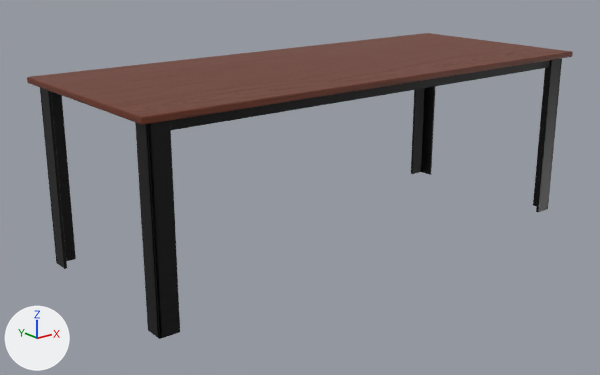
The glTF model models/table-valmo-220.glb: old version first, new version second.
Rendered twice from a 50 mm camera at (-2.25, -2.65, 1.3) aimed at (-0.11, 0.03, 0.23). Every picture has the same lights, and +X, +Y and +Z are marked at lower left. The older version comes first. Where no turn or scale is listed for an object, it has been applied to the vertices. Vertices at exactly the same position are counted once.
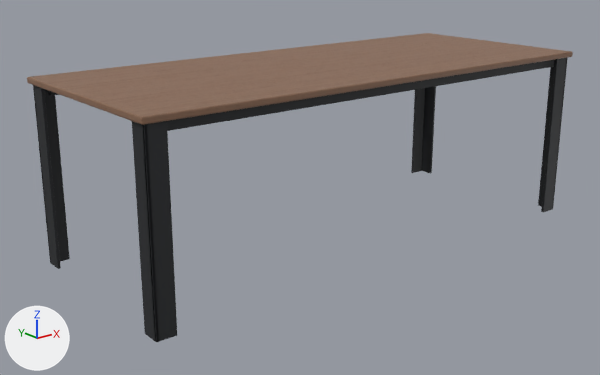
Pixel boxes (x1, y1, x2, y2) of what changed, in the pictures (600 x 375 px; the box of a moved part takes in the faces that stretch with it):
'Mesh_0', recoloured (lighter): (27, 33, 573, 125) in both
'Mesh_1', reshaped, rescaled: before (40, 58, 562, 339); after (33, 58, 568, 342)
part 1 of me_mesh_1, moved or reshaped: before (170, 60, 550, 130); after (167, 60, 554, 131)
part 2 of me_mesh_1, moved or reshaped: before (40, 88, 180, 339); after (33, 85, 177, 342)
part 3 of me_mesh_1, moved or reshaped: before (411, 60, 562, 212); after (411, 58, 568, 212)

Patch to the scene script:
```diff
--- a/models/table-valmo-220.glb.py
+++ b/models/table-valmo-220.glb.py
@@ img_european_walnut_veneer_04_nor @@
+img_european_walnut_veneer_04_nor = load_image('european_walnut_veneer_04_nor', '_unpacked/european_walnut_veneer_04_nor', 512, 512, 'Non-Color')
@@ img_european_walnut_veneer_04_rough @@
+img_european_walnut_veneer_04_rough = load_image('european_walnut_veneer_04_rough', '_unpacked/european_walnut_veneer_04_rough', 512, 512, 'Non-Color')
@@ img_european_walnut_veneer_04_diff @@
+img_european_walnut_veneer_04_diff = load_image('european_walnut_veneer_04_diff', '_unpacked/european_walnut_veneer_04_diff', 1024, 1024, 'sRGB')
@@ mat_charcoal_steel @@
+mat_charcoal_steel = principled_material('charcoal steel')
+mat_charcoal_steel.base_color = (0.0273, 0.0296, 0.0331)  # dark grey #2e3033
+mat_charcoal_steel.metallic = 0.3
+mat_charcoal_steel.roughness = 0.6
@@ mat_teak @@
+mat_teak = bpy.data.materials.new('teak')
+# colours: light grey #d1c5bf
+# uses the picture img_european_walnut_veneer_04_diff
+# uses the picture img_european_walnut_veneer_04_nor
+# uses the picture img_european_walnut_veneer_04_rough
@@ me_mesh_0 @@
 me_mesh_0.from_pydata(...)  # 488 vertices, 1008 faces; spans x -1.1..1.1, y -0.45..0.45, z -0.01..0.01
-me_mesh_0.materials.append(mat_recycled_teak)
+me_mesh_0.materials.append(mat_teak)
@@ me_mesh_1 @@
 # used by ob_mesh_1; location = (0.0, 0.0, 0.367); scale = (1.06, 1.06, 1.06)
-me_mesh_1.from_pydata(...)  # 1680 vertices, 3412 faces; spans x -1.0..1.0, y -0.39..0.39, z -0.35..0.35
-me_mesh_1.materials.append(mat_black_steel)  # black #121212
+me_mesh_1.from_pydata(...)  # 1672 vertices, 3376 faces; spans x -1.0..1.0, y -0.4..0.4, z -0.34..0.34
+# me_mesh_1 part 1: the loose piece of 152 vertices spanning x -0.98..0.98, y -0.37..-0.36, z 0.3..0.35 is scaled about the mesh origin by (0.982, 0.978, 0.981), in mat_charcoal_steel (dark grey #2e3033)
+# me_mesh_1 part 2: 94 vertices moved within x -1.0..-0.93, y -0.39..0.39, z -0.34..0.34; 392 vertices removed from x -1.0..-0.92, y -0.39..0.39, z -0.35..0.35; 388 vertices added at x -1.0..-0.93, y -0.4..0.4, z -0.34..0.34
+# me_mesh_1 part 3: 91 vertices moved within x 0.93..1.0, y -0.39..0.39, z -0.34..0.34; 392 vertices removed from x 0.92..1.0, y -0.39..0.39, z -0.35..0.35; 388 vertices added at x 0.93..1.0, y -0.4..0.4, z -0.34..0.34
+# other edits to the shape of me_mesh_1 do not show in these pictures
+me_mesh_1.materials.append(mat_charcoal_steel)  # dark grey #2e3033
@@ ob_mesh_1 @@
 ob_mesh_1.location = (0.0, 0.0, 0.367)
-ob_mesh_1.scale = (1.06, 1.06, 1.06)
+ob_mesh_1.scale = (1.08, 1.08, 1.08)
```
